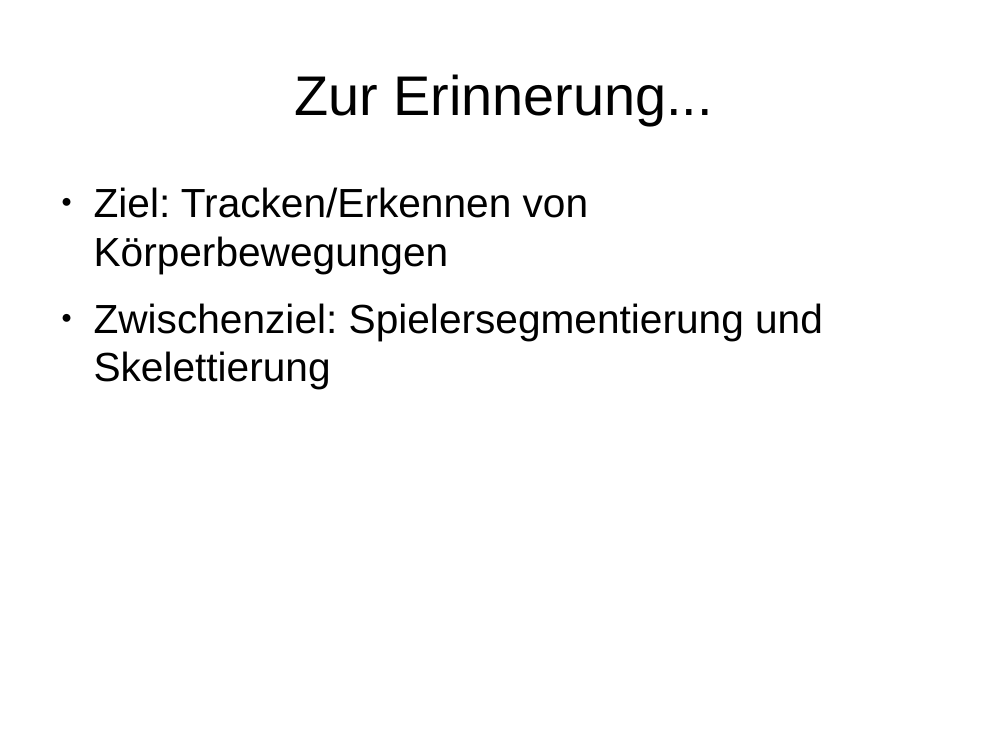
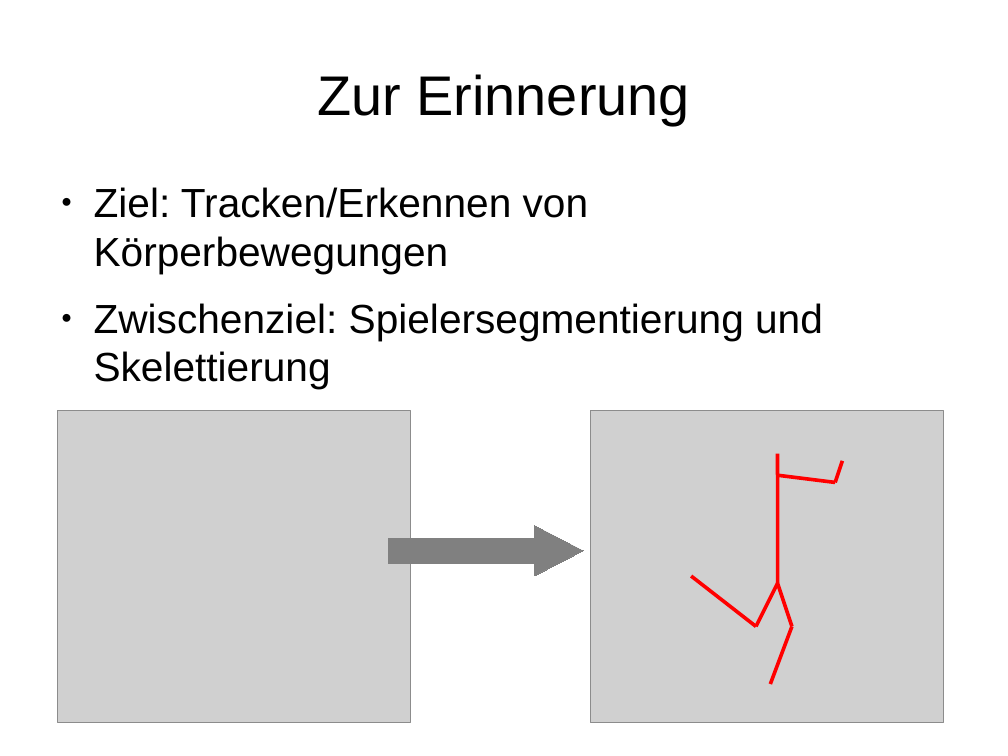
Before and after one commit to sandrellaella/bildverarbeitung, a slide deck: slide 2 of docs/Zwischenstand_1272012.odp. Drawn at 1008x756 pixels with LibreOffice and Linux fonts; fonts in the diff are those of the drawing; grey boxes stand for pictures. Boxes give left, top, right and bottom in pixels: in the first picture for what was removed or moved away, otherwise in the second. Text is boxed around its words. In the diff, an @@ line names an element or a change of style, - is before the commit and + after.

```diff
--- a/docs/Zwischenstand_1272012.odp
+++ b/docs/Zwischenstand_1272012.odp
@@ title at (317,74,690,125): text changed @@
-Zur Erinnerung...
+Zur Erinnerung
@@ picture added at (58,411,411,723) @@
@@ picture added at (591,411,944,723) @@
@@ line added from (777, 454) to (777, 584), #FF0000 2.83 pt @@
@@ line added from (777, 476) to (835, 483), #FF0000 2.83 pt @@
@@ line added from (835, 483) to (842, 461), #FF0000 2.83 pt @@
@@ right arrow added at (389,526,584,576), fill #808080, outline #808080 0 pt @@
@@ line added from (692, 576) to (756, 627), #FF0000 2.83 pt @@
@@ line added from (756, 627) to (777, 584), #FF0000 2.83 pt @@
@@ line added from (777, 584) to (792, 627), #FF0000 2.83 pt @@
@@ line added from (771, 684) to (792, 627), #FF0000 2.83 pt @@
```
Also in this commit, not shown: 3 other slides changed, 8 slides added, 3 slides removed, 41 other files.
